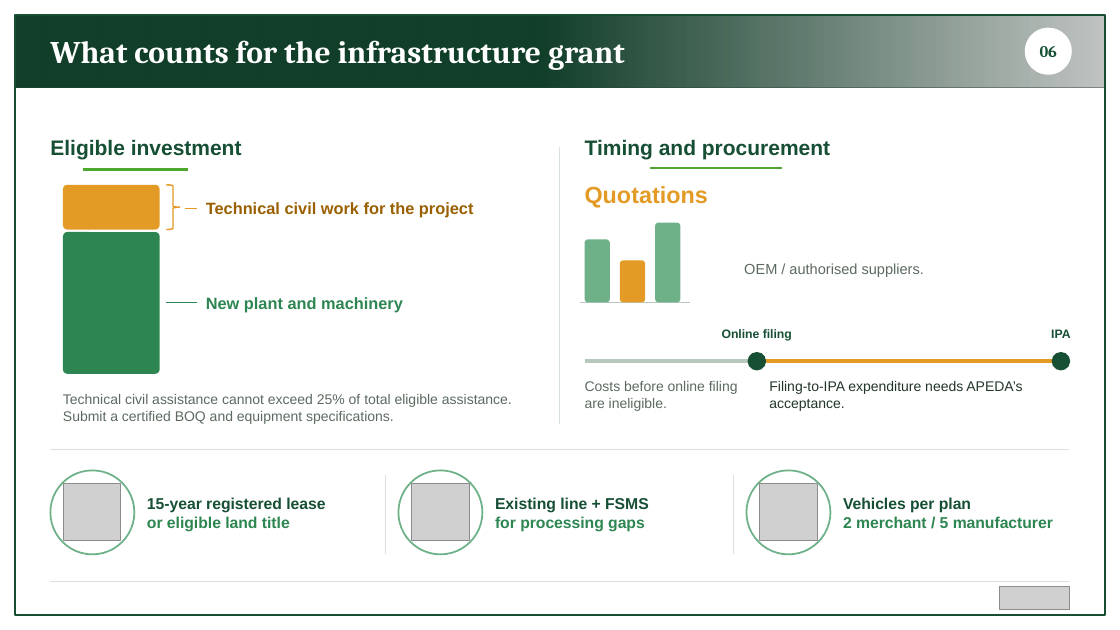
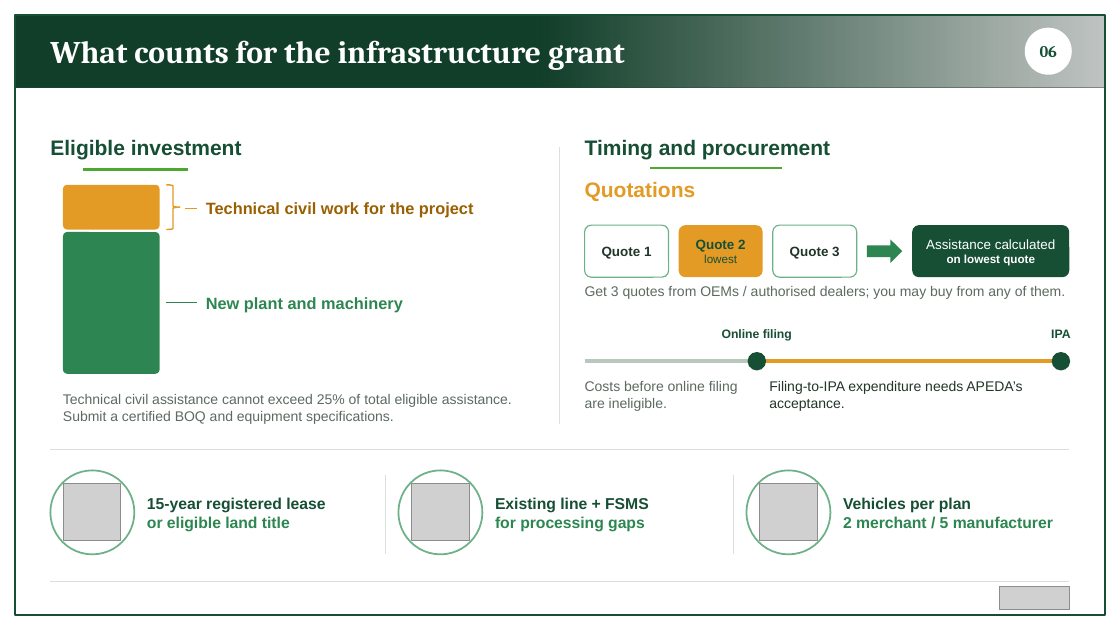
Before and after one commit to BantheFox012/FM, a slide deck: slide 6 of APEDA_BKNY_Standard_40_Percent.pptx. Drawn at 1120x630 pixels with LibreOffice and Linux fonts; fonts in the diff are those of the drawing; grey boxes stand for pictures. Boxes give left, top, right and bottom in pixels: in the first picture for what was removed or moved away, otherwise in the second. Text is boxed around its words. In the diff, an @@ line names an element or a change of style, - is before the commit and + after.

```diff
--- a/APEDA_BKNY_Standard_40_Percent.pptx
+++ b/APEDA_BKNY_Standard_40_Percent.pptx
@@ text "Quotations" at <box>585,181,696,201</box>: size 20 to 18 pt @@
@@ rounded rectangle removed at <box>585,239,610,302</box> @@
@@ rounded rectangle added at <box>585,225,669,277</box>, fill #FFFFFF, outline #6EB189 1 pt, 11.5 pt, text #223529, bold @@
+Quote 1
@@ rounded rectangle removed at <box>655,223,681,302</box> @@
@@ rounded rectangle added at <box>679,225,763,277</box>, fill #E39B26, 11.5 pt, text #174F35, bold @@
+Quote 2
+lowest
@@ rounded rectangle added at <box>773,225,857,277</box>, fill #FFFFFF, outline #6EB189 1 pt, 11.5 pt, text #223529, bold @@
+Quote 3
@@ right arrow added at <box>867,239,902,263</box>, fill #2D8651 @@
@@ rounded rectangle added at <box>912,225,1070,277</box>, fill #174F35, 11.5 pt, text #FFFFFF @@
+Assistance calculated
+on lowest quote
@@ rounded rectangle removed at <box>620,260,645,302</box> @@
@@ text at <box>585,286,1065,299</box>: text changed; size 12.5 to 12 pt @@
-OEM / authorised suppliers.
+Get 3 quotes from OEMs / authorised dealers; you may buy from any of them.
@@ line removed from (581, 302) to (690, 302) @@
```
